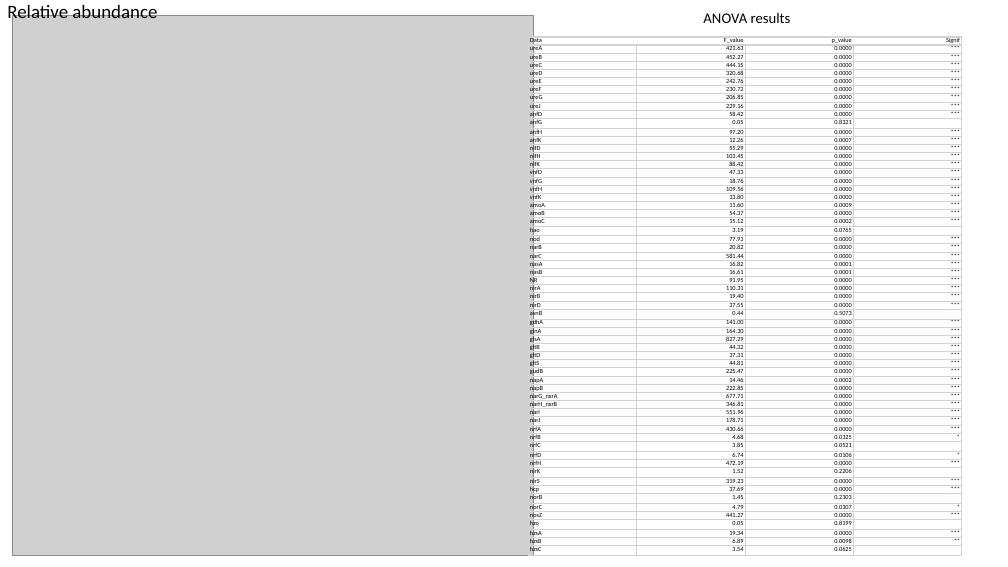
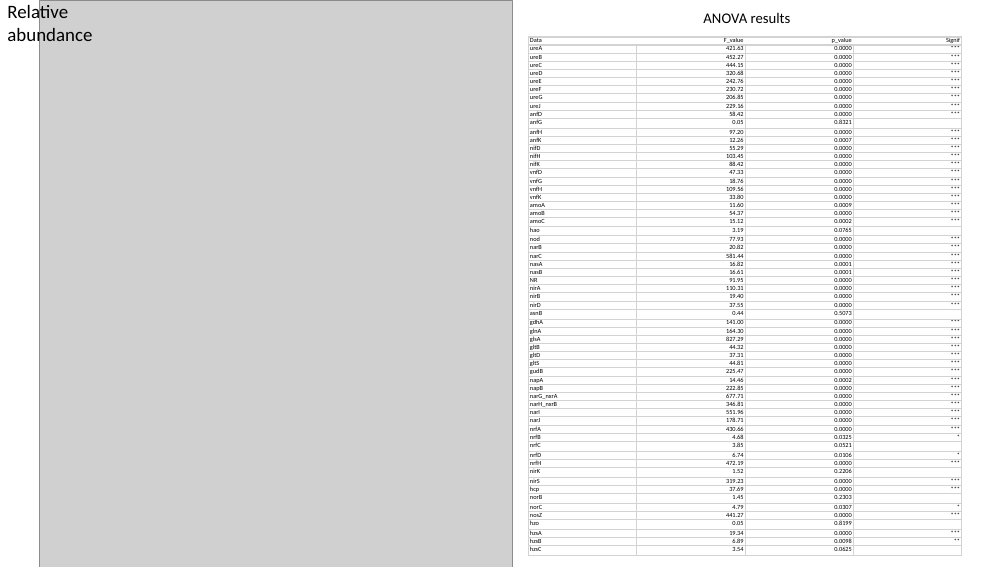
Before and after one commit to oshopina/HF_nitrogen, a slide deck: slide 2 of Nitrogen_paper.pptx. Drawn at 1008x567 pixels with LibreOffice and Linux fonts; fonts in the diff are those of the drawing; grey boxes stand for pictures. Boxes give left, top, right and bottom in pixels: in the first picture for what was removed or moved away, otherwise in the second. Text is boxed around its words. In the diff, an @@ line names an element or a change of style, - is before the commit and + after.

```diff
--- a/Nitrogen_paper.pptx
+++ b/Nitrogen_paper.pptx
@@ text "Relative abundance" rewrapped from [7, 3, 157, 24] to [7, 3, 92, 46] @@
@@ picture: place and size @@
-picture at [13, 16, 534, 556]
+picture at [39, 0, 512, 567]
```
Also in this commit, not shown: 4 other files.
